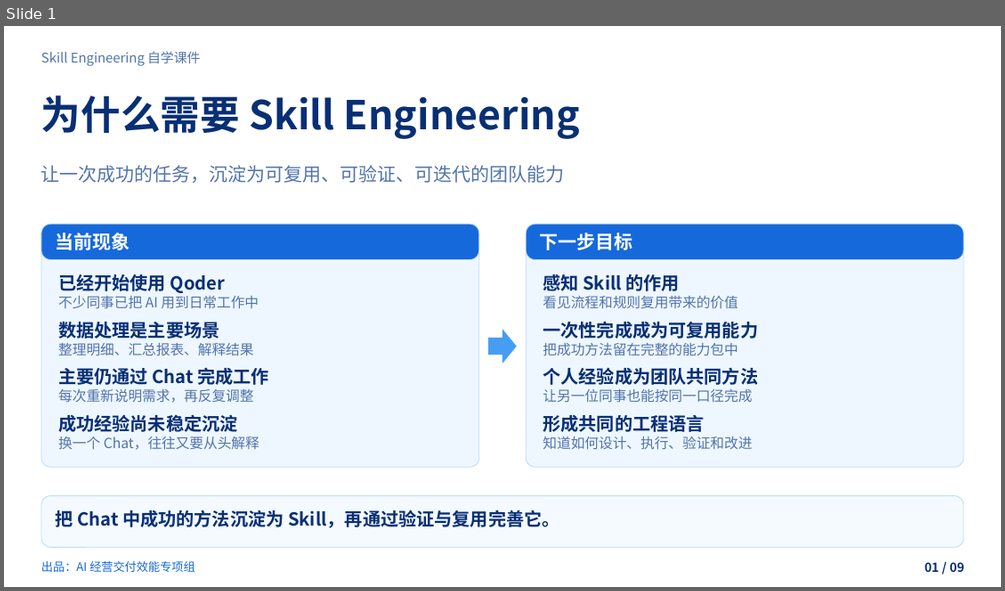
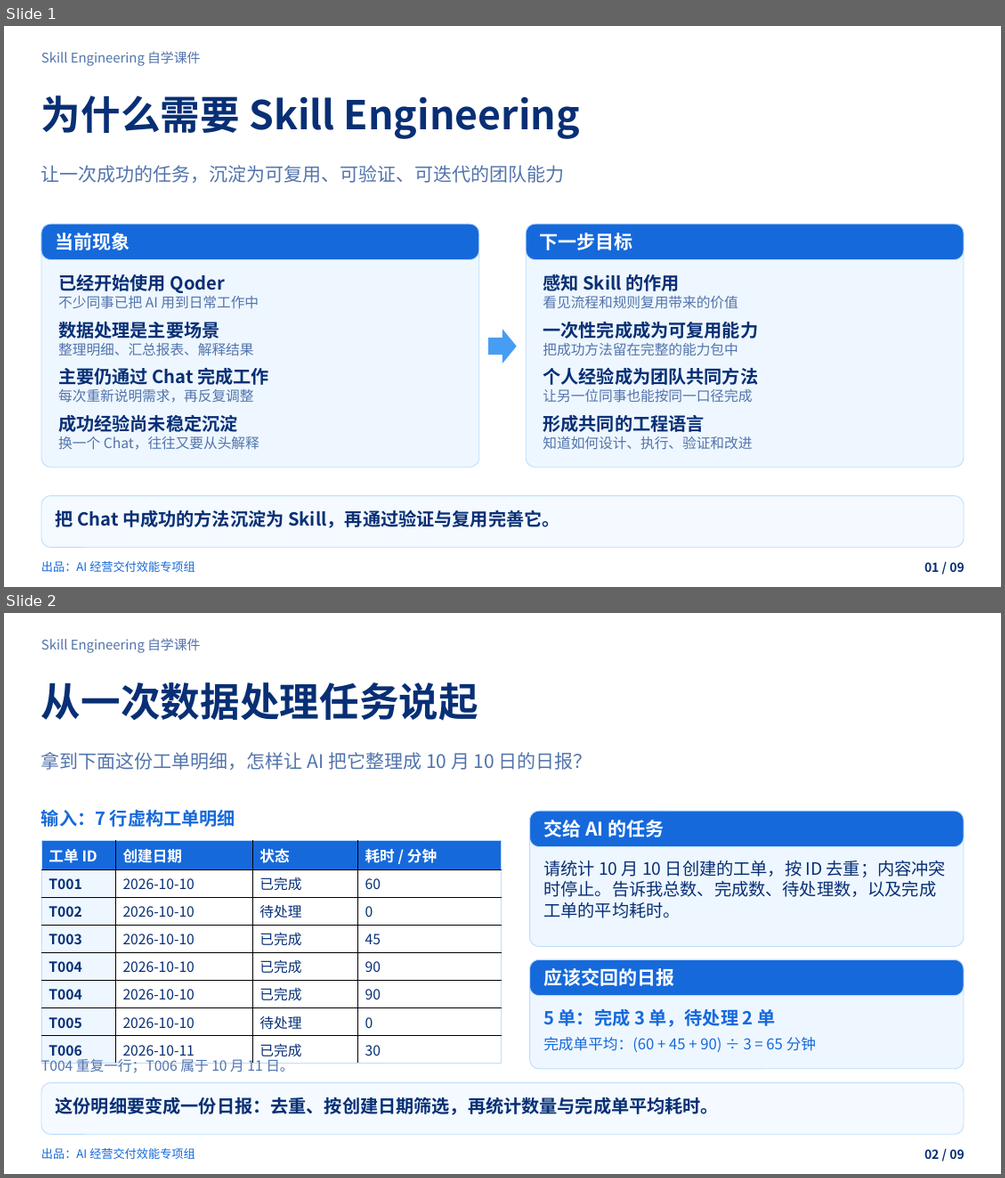
Before and after one commit to zhangjian0410/skill-engineering-guide, a slide deck: dist/downloads/skill-engineering.pptx. Shown one above the other, each under a label of ours: slide 1 before the commit, slides 1 and 2 after it. The pictures are 1005x591 and 1005x1178 pixels, drawn with LibreOffice and Linux fonts; fonts in the diff are those of the drawing; background and template pictures are left out. Boxes give left, top, right and bottom in pixels: in the first picture for what was removed or moved away, otherwise in the second. Text is boxed around its words. In the diff, an @@ line names an element or a change of style, - is before the commit and + after.

```diff
--- a/dist/downloads/skill-engineering.pptx
+++ b/dist/downloads/skill-engineering.pptx
@@ slide 2 added at (x1=4, y1=613, x2=1001, y2=1174), background picture (left out) @@
@@ text added at (x1=41, y1=638, x2=200, y2=653), 12.8 pt, text #5274AC @@
+Skill Engineering 自学课件
@@ text added at (x1=41, y1=682, x2=478, y2=721), 38.2 pt, text #082F75, bold @@
+从一次数据处理任务说起
@@ text added at (x1=41, y1=752, x2=592, y2=770), 18 pt, text #5274AC @@
+拿到下面这份工单明细，怎样让 AI 把它整理成 10 月 10 日的日报？
@@ text added at (x1=41, y1=810, x2=235, y2=827), 17.2 pt, text #1669DB, bold @@
+输入：7 行虚构工单明细
@@ rounded rectangle added at (x1=530, y1=811, x2=963, y2=947), fill #EEF7FF, outline #BCDDFB 0.75 pt @@
@@ rounded rectangle added at (x1=530, y1=811, x2=963, y2=847), fill #1669DB, outline #BCDDFB 0.75 pt @@
@@ text added at (x1=543, y1=819, x2=663, y2=837), 18 pt, text #FFFFFF, bold @@
+交给 AI 的任务
@@ table added at (x1=41, y1=840, x2=502, y2=1063), 8 rows, 4 columns @@
+工单 ID | 创建日期 | 状态 | 耗时 / 分钟
+T001 | 2026-10-10 | 已完成 | 60
+T002 | 2026-10-10 | 待处理 | 0
+T003 | 2026-10-10 | 已完成 | 45
+T004 | 2026-10-10 | 已完成 | 90
+T004 | 2026-10-10 | 已完成 | 90
+T005 | 2026-10-10 | 待处理 | 0
+T006 | 2026-10-11 | 已完成 | 30
@@ text added at (x1=543, y1=860, x2=946, y2=918), 16.5 pt, text #082F75 @@
+请统计 10 月 10 日创建的工单，按 ID 去重；内容冲突时停止。告诉我总数、完成数、待处理数，以及完成工单的平均耗时。
@@ rounded rectangle added at (x1=530, y1=960, x2=963, y2=1070), fill #EEF7FF, outline #BCDDFB 0.75 pt @@
@@ rounded rectangle added at (x1=530, y1=960, x2=963, y2=996), fill #1669DB, outline #BCDDFB 0.75 pt @@
@@ text added at (x1=543, y1=968, x2=674, y2=986), 18 pt, text #FFFFFF, bold @@
+应该交回的日报
@@ text added at (x1=543, y1=1008, x2=775, y2=1027), 17.2 pt, text #1669DB, bold @@
+5 单：完成 3 单，待处理 2 单
@@ text added at (x1=543, y1=1037, x2=816, y2=1052), 14.2 pt, text #1669DB @@
+完成单平均：(60 + 45 + 90) ÷ 3 = 65 分钟
@@ text added at (x1=41, y1=1056, x2=293, y2=1073), 13.5 pt, text #5274AC @@
+T004 重复一行；T006 属于 10 月 11 日。
@@ rounded rectangle added at (x1=41, y1=1083, x2=963, y2=1135), fill #F4FAFF, outline #BCDDFB 0.75 pt @@
@@ text added at (x1=56, y1=1096, x2=719, y2=1115), 17.2 pt, text #082F75, bold @@
+这份明细要变成一份日报：去重、按创建日期筛选，再统计数量与完成单平均耗时。
@@ text added at (x1=41, y1=1148, x2=195, y2=1159), 11.2 pt, text #1669DB @@
+出品：AI 经营交付效能专项组
@@ text added at (x1=924, y1=1149, x2=964, y2=1159), 12 pt, text #082F75, bold @@
+02 / 09
```
Also in this commit, not shown: 1 slide removed, 14 other files.
